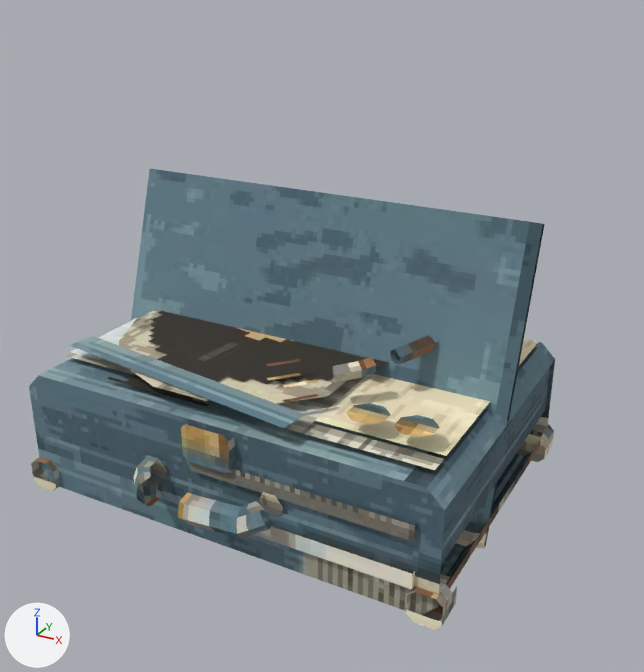
Before and after pictures for a commit that changed the glTF model public/models/items/record_player.glb.
Before and after are seen from a 50 mm camera at (0.828, -1.427, 1.049) aimed at (0.032, 0.021, 0.325). Arrows for +X, +Y and +Z are at lower left; the lights stay in place. The older version comes first. Where no turn or scale is listed for an object, it has been applied to the vertices. Vertices at exactly the same position are counted once.

Script lines for the objects in view, before the commit:
```python
me_record = bpy.data.meshes.new('record')
me_record.from_pydata(...)  # 4 vertices, 2 faces; spans x -0.31..0.31, y -0.31..0.31, z 0.0
me_record.materials.append(mat_card)
me_spindle = bpy.data.meshes.new('spindle')
me_spindle.from_pydata(...)  # 10 vertices, 13 faces; spans x -0.0162..0.0148, y -0.0155..0.0139, z 0.0..0.0437
me_spindle.materials.append(mat_solid)
me_static = bpy.data.meshes.new('static')
me_static.from_pydata(...)  # 301 vertices, 502 faces; spans x -0.45..0.45, y -0.419..0.312, z 0.019..0.606
me_static.materials.append(mat_solid)
ob_record = bpy.data.objects.new('record', me_record)
ob_record.location = (-0.075, -0.025, 0.322)
ob_spindle = bpy.data.objects.new('spindle', me_spindle)
ob_spindle.location = (-0.075, -0.025, 0.319)
ob_static = bpy.data.objects.new('static', me_static)
ob_static.location = (0.0, 0.0, 0.0)
```
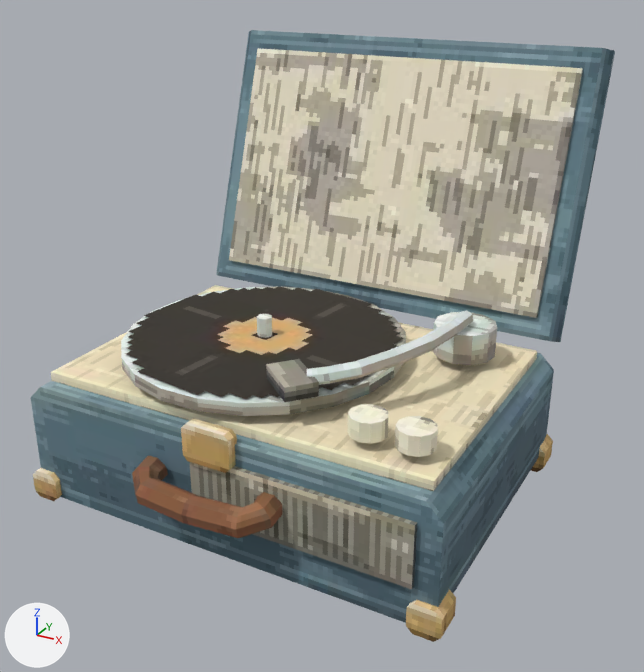
What differs and where, as boxes (x1, y1, x2, y2) in the pictures (644 x 672 px; the box of a moved part takes in the faces that stretch with it):
'static', reshaped (11% wider, 32% taller)
    before: (29, 168, 555, 630)
    after: (31, 30, 615, 642)
'spindle', reshaped (not visible before)
    after: (257, 314, 272, 338)
part 1 of me_static, moved or reshaped
    before: (29, 342, 555, 615)
    after: (31, 353, 554, 623)
part 2 of me_static, added (beige)
    after: (51, 285, 537, 491)
part 3 of me_static, moved or reshaped
    before: (31, 457, 60, 491)
    after: (33, 468, 62, 501)
part 4 of me_static, moved or reshaped
    before: (406, 574, 457, 630)
    after: (406, 589, 456, 642)
part 5 of me_static, moved or reshaped
    before: (517, 424, 554, 462)
    after: (531, 434, 553, 472)
part 6 of me_static, moved or reshaped
    before: (131, 168, 545, 548)
    after: (216, 30, 615, 342)
part 7 of me_static, moved or reshaped (not visible before)
    after: (229, 48, 583, 318)
part 8 of me_static, rebuilt
    before: (134, 455, 283, 539)
    after: (132, 455, 282, 538)
part 9 of me_static, rebuilt
    before: (119, 311, 347, 403)
    after: (121, 287, 406, 416)
part 10 of me_static, rebuilt
    before: (346, 403, 391, 424)
    after: (347, 404, 388, 444)
part 11 of me_static, rebuilt (not visible before)
    after: (432, 312, 497, 365)
part 12 of me_static, rebuilt
    before: (394, 415, 440, 437)
    after: (395, 416, 438, 457)
part 13 of me_static, deleted
    before: (64, 318, 538, 470)
part 14 of me_static, moved or reshaped
    before: (332, 333, 439, 383)
    after: (307, 310, 473, 385)
part 15 of me_static, surface changed
    both: (181, 359, 417, 589)
part 16 of me_record, surface changed
    before: (70, 311, 389, 428)
    after: (125, 286, 404, 399)

Edits to the bpy script that builds the scene:
```text
Change me_static:
    remove me_static.from_pydata(...)  # 301 vertices, 502 faces; spans x -0.45..0.45, y -0.419..0.312, z 0.019..0.606
    add me_static.from_pydata(...)  # 359 vertices, 603 faces; spans x -0.45..0.45, y -0.421..0.533, z 0.0..0.858
    me_static part 1: the loose piece of 16 vertices spanning x -0.438..0.438, y -0.325..0.3, z 0.031..0.281 is moved by (0.0, 0.0, -0.025)
    me_static part 2: a new loose piece, a box spanning x -0.406..0.406, y -0.294..0.269, z 0.25..0.275, in mat_solid
    me_static part 3: the loose piece of 16 vertices spanning x -0.45..-0.387, y -0.338..-0.275, z 0.025..0.087 is moved by (0.0, 0.0, -0.025)
    me_static part 4: the loose piece of 16 vertices spanning x 0.387..0.45, y -0.338..-0.275, z 0.025..0.087 is moved by (0.0, 0.0, -0.025)
    me_static part 5: the loose piece of 16 vertices spanning x 0.387..0.45, y 0.25..0.312, z 0.025..0.087 is moved by (0.0, 0.0, -0.025)
    me_static part 6: the loose piece of 16 vertices spanning x -0.438..0.438, y -0.116..0.116, z 0.019..0.606 is moved by (0.0, 0.416, 0.253)
    me_static part 7: the loose piece of 8 vertices spanning x -0.387..0.387, y -0.085..0.085, z 0.098..0.589 is moved by (0.0, 0.39, 0.23)
    me_static part 8: the loose piece of 42 vertices spanning x -0.15..0.15, y -0.419..-0.326, z 0.121..0.187 is rebuilt with 56 vertices and now spans x -0.15..0.15, y -0.421..-0.326, z 0.122..0.187
    me_static part 9: the loose piece of 32 vertices spanning x -0.362..0.212, y -0.312..0.262, z 0.294..0.319 is rebuilt with 44 vertices and now spans x -0.362..0.212, y -0.312..0.262, z 0.294..0.319
    me_static part 10: the loose piece of 16 vertices spanning x 0.228..0.297, y -0.272..-0.203, z 0.294..0.331 is rebuilt with 22 vertices and now spans x 0.228..0.297, y -0.272..-0.205, z 0.294..0.331
    me_static part 11: the loose piece of 16 vertices spanning x 0.225..0.35, y 0.087..0.213, z 0.294..0.356 is rebuilt with 22 vertices and now spans x 0.225..0.35, y 0.087..0.21, z 0.294..0.356
    me_static part 12: the loose piece of 16 vertices spanning x 0.316..0.384, y -0.272..-0.203, z 0.294..0.331 is rebuilt with 22 vertices and now spans x 0.316..0.384, y -0.272..-0.205, z 0.294..0.331
    me_static part 13: the loose piece of 8 vertices spanning x -0.406..0.406, y -0.294..0.269, z 0.273..0.295 is deleted
    me_static part 14: 28 vertices removed from x 0.117..0.303, y -0.215..0.151, z 0.337..0.38; 42 vertices added at x 0.118..0.303, y -0.213..0.151, z 0.336..0.385
    me_static part 15: 52 kept faces spanning x -0.05..0.394, y -0.344..-0.156, z 0.087..0.358 get new texture (UV) coordinates
    other edits to the shape of me_static do not show in these pictures
Change me_record:
    where me_record.from_pydata(...)  # 4 vertices, 2 faces; spans x -0.31..0.31, y -0.31..0.31, z 0.0
    me_record part 16: texture (UV) coordinates of 2 of 2 faces, centred in x -0.103..0.103, y -0.077..0.077, z 0.0, changed; they spanned u 0.01..0.23, v 0.5..0.61 and now span u 0.0..0.22, v 0.52..0.63
Change me_spindle:
    remove me_spindle.from_pydata(...)  # 10 vertices, 13 faces; spans x -0.0162..0.0148, y -0.0155..0.0139, z 0.0..0.0437
    add me_spindle.from_pydata(...)  # 14 vertices, 19 faces; spans x -0.015..0.016, y -0.0155..0.0149, z 0.0..0.0437
    me_spindle part 17
    8 vertices are removed from x -0.0162..0.0148, y -0.007..0.0139, z 0.0..0.0437
    13 faces are deleted
    6 vertices are added at (-0.0048, 0.0149, 0.0), (0.0089, 0.0129, 0.0), (0.016, 0.0012, 0.0), (0.011, -0.0115, 0.0), (-0.0138, -0.0078, 0.0), (-0.015, 0.0057, 0.0)
    6 new vertices lie (0.0, 0.0, 0.0437) away from vertices in x -0.015..0.016, y -0.0115..0.0149, z 0.0
    19 new faces join them
```
